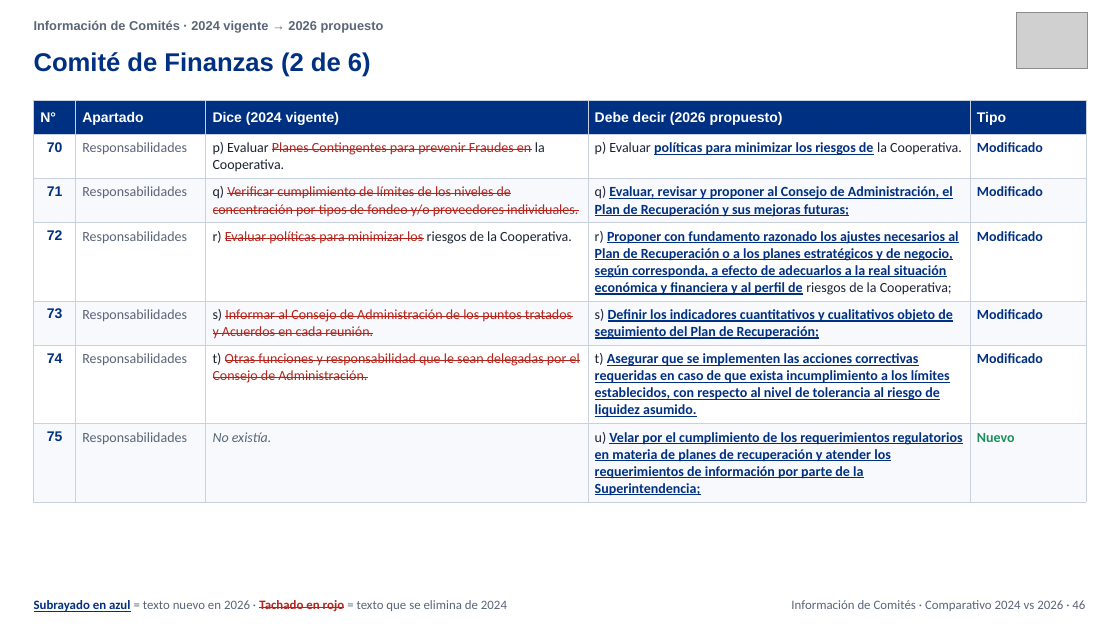
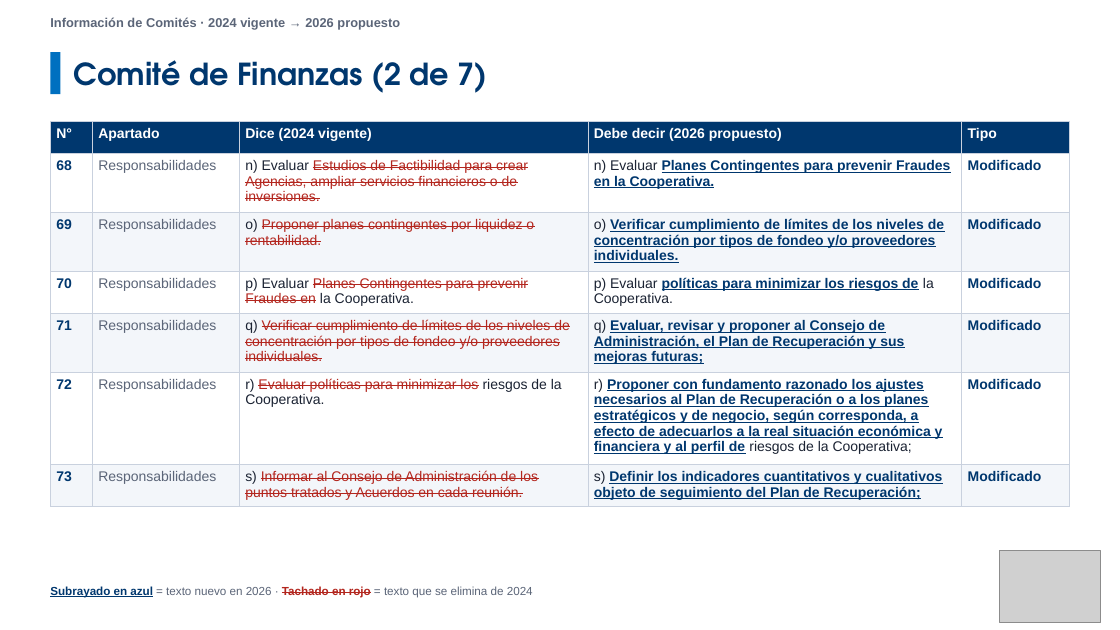
Before and after one commit to menjivar201280/riesgo, a slide deck: slide 51 of politicas/Comparativo_Comite_Riesgos_V03_vs_V04.pptx (slide 46 before the commit). Drawn at 1120x630 pixels with LibreOffice and Linux fonts; fonts in the diff are those of the drawing; grey boxes stand for pictures. Boxes give left, top, right and bottom in pixels: in the first picture for what was removed or moved away, otherwise in the second. Text is boxed around its words. In the diff, an @@ line names an element or a change of style, - is before the commit and + after.

```diff
--- a/politicas/Comparativo_Comite_Riesgos_V03_vs_V04.pptx
+++ b/politicas/Comparativo_Comite_Riesgos_V03_vs_V04.pptx
@@ text "Información de Comités · 2024 ..." moved from (x1=34, y1=20, x2=384, y2=33) to (x1=50, y1=17, x2=400, y2=30) @@
@@ text "Información de Comités · 2024 ..." at (x1=50, y1=17, x2=400, y2=30): vertical alignment middle to top @@
@@ picture removed at (x1=1017, y1=13, x2=1088, y2=68) @@
@@ rectangle added at (x1=50, y1=52, x2=60, y2=94), fill #0070C0 @@
@@ text at (x1=74, y1=60, x2=488, y2=93): text changed; size 22 to 26 pt; font Arial to TeX Gyre Adventor; text colour #003082 to #00376E @@
-Comité de Finanzas (2 de 6)
+Comité de Finanzas (2 de 7)
@@ table at (x1=50, y1=122, x2=1070, y2=504) @@
+row 2: 68 | Responsabilidades | n) Evaluar Estudios de Factibilidad para crear Agencias, ampliar servicios financieros o de inversiones. | n) Evaluar Planes Contingentes para prevenir Fraudes en la Cooperativa. | Modificado
+row 3: 69 | Responsabilidades | o) Proponer planes contingentes por liquidez o rentabilidad. | o) Verificar cumplimiento de límites de los niveles de concentración por tipos de fondeo y/o proveedores individuales. | Modificado
-row 6: 74 | Responsabilidades | t) Otras funciones y responsabilidad que le sean delegadas por el Consejo de Administración. | t) Asegurar que se implementen las acciones correctivas requeridas en caso de que exista incumplimiento a los límites establecidos, con respecto al nivel de tolerancia al riesgo de liquidez asumido. | Modificado
-row 7: 75 | Responsabilidades | No existía. | u) Velar por el cumplimiento de los requerimientos regulatorios en materia de planes de recuperación y atender los requerimientos de información por parte de la Superintendencia; | Nuevo
@@ fill #003082 to #00376E in row 1 @@
@@ fill #F7F9FC to #F3F6FA in 15 cells @@
@@ font Calibri to Arial in "Responsabilidades", "Modificado", "Responsabilidades", "Modificado" and 7 more places @@
@@ text colour #003082 to #00376E in "Modificado", "Modificado", "Modificado", "Modificado" and 1 more places @@
@@ table resized from (x1=34, y1=101, x2=1086, y2=500) to (x1=50, y1=122, x2=1070, y2=504) @@
@@ picture added at (x1=1000, y1=550, x2=1101, y2=623) @@
@@ text "Subrayado en azul = texto ..." moved from (x1=34, y1=600, x2=507, y2=612) to (x1=50, y1=586, x2=533, y2=598) @@
@@ text "Subrayado en azul = texto ..." at (x1=50, y1=586, x2=533, y2=598): size 11 to 10 pt, font Calibri to Arial; text colour #003082 to #00376E in "Subrayado en azul"; vertical alignment middle to top @@
@@ text removed at (x1=791, y1=600, x2=1085, y2=611) @@
-Información de Comités · Comparativo 2024 vs 2026 · 46
```
Also in this commit, not shown: 68 other slides changed, 14 slides added, 2 slides removed.
